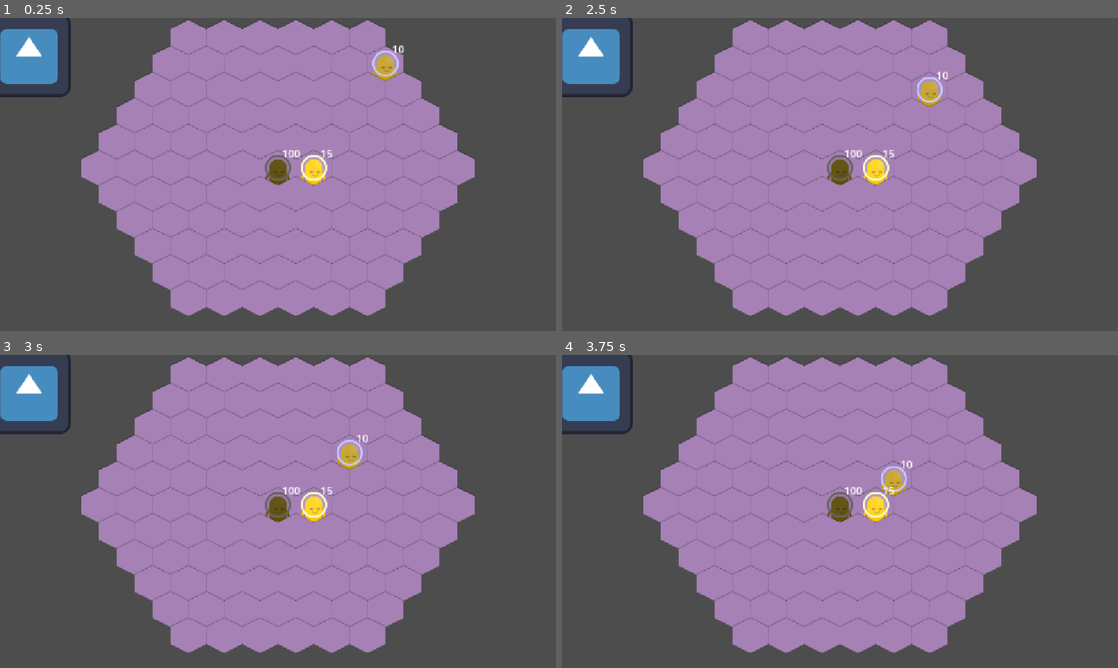
Above: before the commit, frames 1-4 (two rows, left to right).
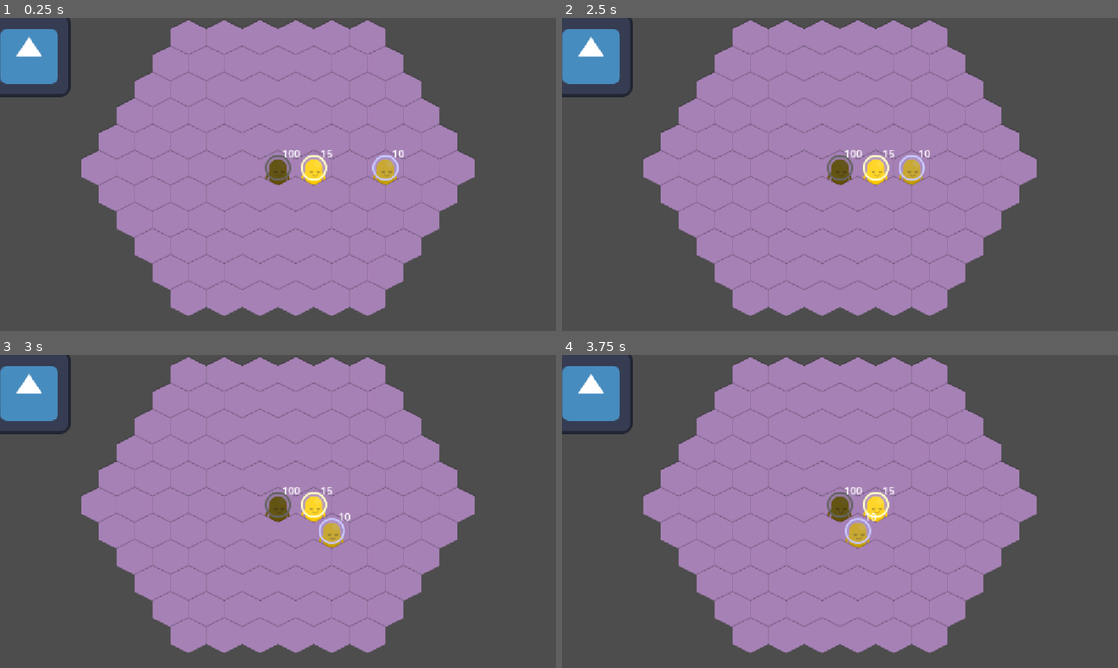
Above: after the commit, the same moments.

Repository: Couselin/sirenas2D
Game: Godot game, scene res://02_scenes/03_levels/test_scene.tscn
The game is run twice, just before and just after one commit, with the same random seed, the same clock (stepped at 60 frames per second) and the same inputs. The project has no main scene, so this scene is started directly. The engine's default icon, where the game draws it, is replaced by a stand-in: a white triangle on a blue panel in a dark square.
Inputs:
- Up to frame 1 (0.25 s): no input
- Up to frame 2 (2.5 s): tap Enter at 0.5, 2 s; hold A (test_a) 0.53-1.28 s; tap C (test_c) at 0.8, 1.35 s; tap Space at 1.25 s; tap D (test_d) at 1.55 s; hold D (test_d) from 2.03 s (still down); tap E (test_e) at 2.3 s
- Up to frame 3 (3 s): tap Space at 2.75 s; release D (test_d) at 2.78 s; tap E (test_e) at 2.85 s
- Up to frame 4 (3.75 s): tap Q (test_q) at 3.05 s; hold Q (test_q) from 3.53 s (still down)

The runs differ from the first frame. In frame 1, 0.7% of the frame differs, in the area x 66-73%, y 8-54%; in frame 2, 0.7%; in frame 3, 0.7%; in frame 4, 0.7%.

Commit message:
Enemy 1 move

Diff:
--- /dev/null
+++ b/02_scenes/00_globals/global.gd
@@ -0,0 +1,3 @@
+extends Node
+
+var movementCadence:int = 1
--- a/02_scenes/00_globals/global_functions.gd
+++ /dev/null
@@ -1,8 +0,0 @@
-extends Node
-
-func get_class_name(i):
-	if i.get_script() != null:
-		var className = i.get_script().get_global_name()
-		return str(className)
-	else:
-		return ""
--- a/02_scenes/01_characters_props/piece_enemy_01.gd
+++ b/02_scenes/01_characters_props/piece_enemy_01.gd
@@ -2,18 +2,33 @@
 
 func move():
 	for i in range(movementRange):
-		var targets: Array[Tile]
-		var tiles = GlobalBoard.ray_between_tiles(tile.coordinates, Vector3(0,0,0))
-		var tileDirection:Tile = tile.get_board().get_tile(tiles[0].x,tiles[0].y,tiles[0].z)
-		direction = tileDirection.coordinates - tile.coordinates
-		if tileDirection.isOccupied:
-
-			pass
-		else:
-			change_tile(tileDirection)
-			set_direction(direction)
-			pass
-		await get_tree().create_timer(1).timeout
+		if GlobalBoard.distance_between_tiles(tile.coordinates, Vector3(0,0,0)) > 1:
+			var tiles = GlobalBoard.ray_between_tiles(tile.coordinates, Vector3(0,0,0))
+			var tileDirection:Tile = tile.get_board().get_tile(tiles[0].x,tiles[0].y,tiles[0].z)
+			direction = tileDirection.coordinates - tile.coordinates
+			var altDirections
+			if tileDirection.isOccupied:
+				for j in range(0,GlobalBoard.dirDirections.size()):
+					if GlobalBoard.dirDirections[j] == direction:
+						altDirections = [j-1, j-5]
+						break
+				var altTile = tile.coordinates + GlobalBoard.dirDirections[altDirections[0]]
+				if tile.get_board().get_tile(altTile.x,altTile.y,altTile.z).isOccupied:
+					altTile = tile.coordinates + GlobalBoard.dirDirections[altDirections[1]]
+					if tile.get_board().get_tile(altTile.x,altTile.y,altTile.z).isOccupied:
+						i = movementRange
+					else:
+						change_tile(tile.get_board().get_tile(altTile.x,altTile.y,altTile.z))
+						direction = GlobalBoard.dirDirections[altDirections[1]]
+						set_direction(direction)
+				else:
+					change_tile(tile.get_board().get_tile(altTile.x,altTile.y,altTile.z))
+					direction = GlobalBoard.dirDirections[altDirections[0]]
+					set_direction(direction)
+			else:
+				change_tile(tileDirection)
+				set_direction(direction)
+			await get_tree().create_timer(Global.movementCadence).timeout
 
 func attack():
 	var targetCoordinates: Array[Vector3]
--- a/02_scenes/03_levels/test_scene.gd
+++ b/02_scenes/03_levels/test_scene.gd
@@ -35,8 +35,8 @@
 func _ready() -> void:
 	board.get_tile(0,0,0).add_piece("tower")
 	board.get_tile(0,1,-1).add_piece("ally01")
-	board.get_tile(-4,5,-1).add_piece("enemy01")
-	controlledPiece = board.get_tile(-4,5,-1).get_piece()
+	board.get_tile(0,3,-3).add_piece("enemy01")
+	controlledPiece = board.get_tile(0,3,-3).get_piece()
 	controlledPiece.set_direction(GlobalBoard.dirNorthEast)
 	pass
 
--- a/project.godot
+++ b/project.godot
@@ -17,7 +17,7 @@
 [autoload]
 
 GlobalBoard="*uid://xjdxc7kwmeub"
-GlobalFunctions="*uid://tnj7jgrr5w0i"
+Global="*uid://tnj7jgrr5w0i"
 
 [display]
 
Renamed: 02_scenes/00_globals/global_functions.gd.uid -> 02_scenes/00_globals/global.gd.uid
